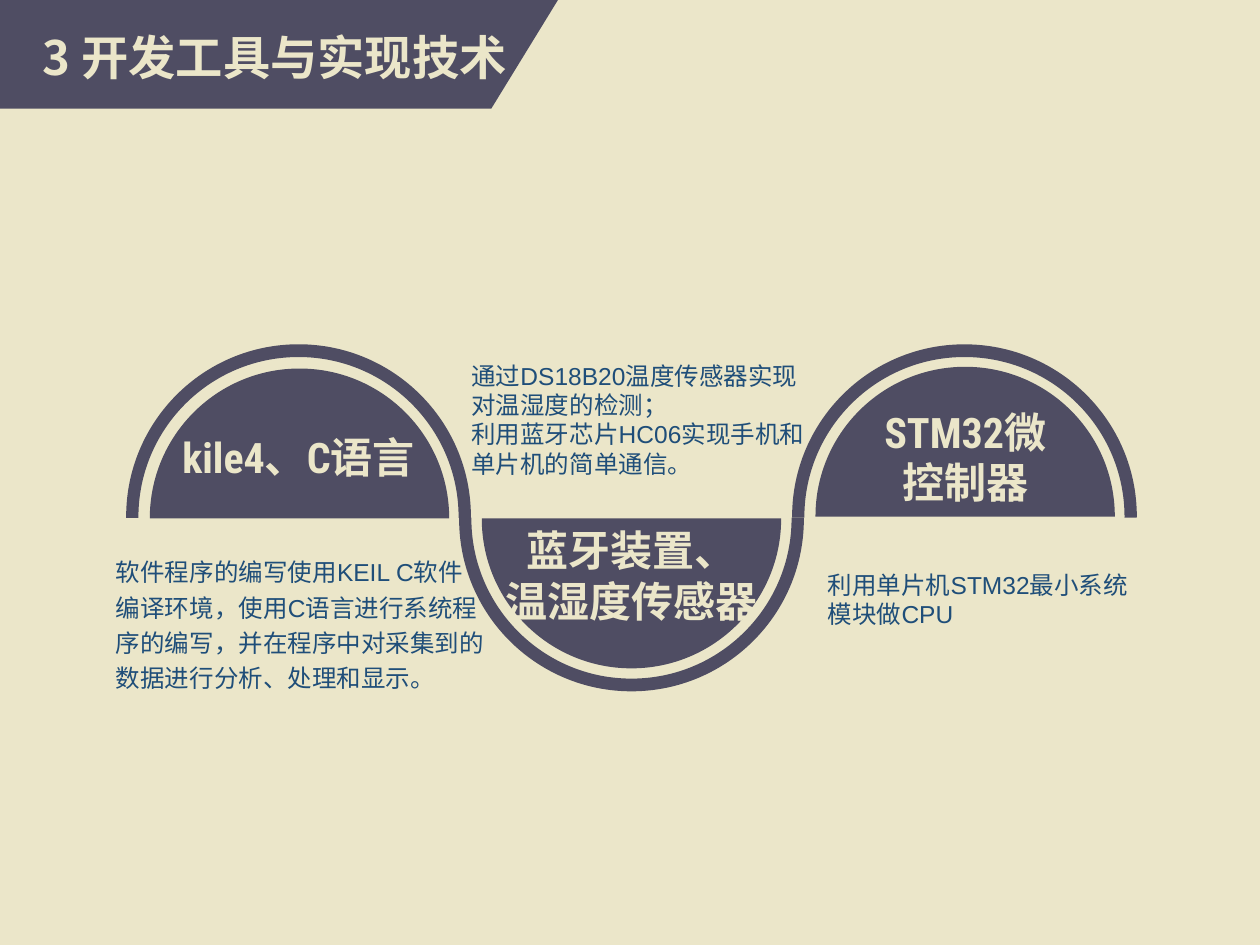
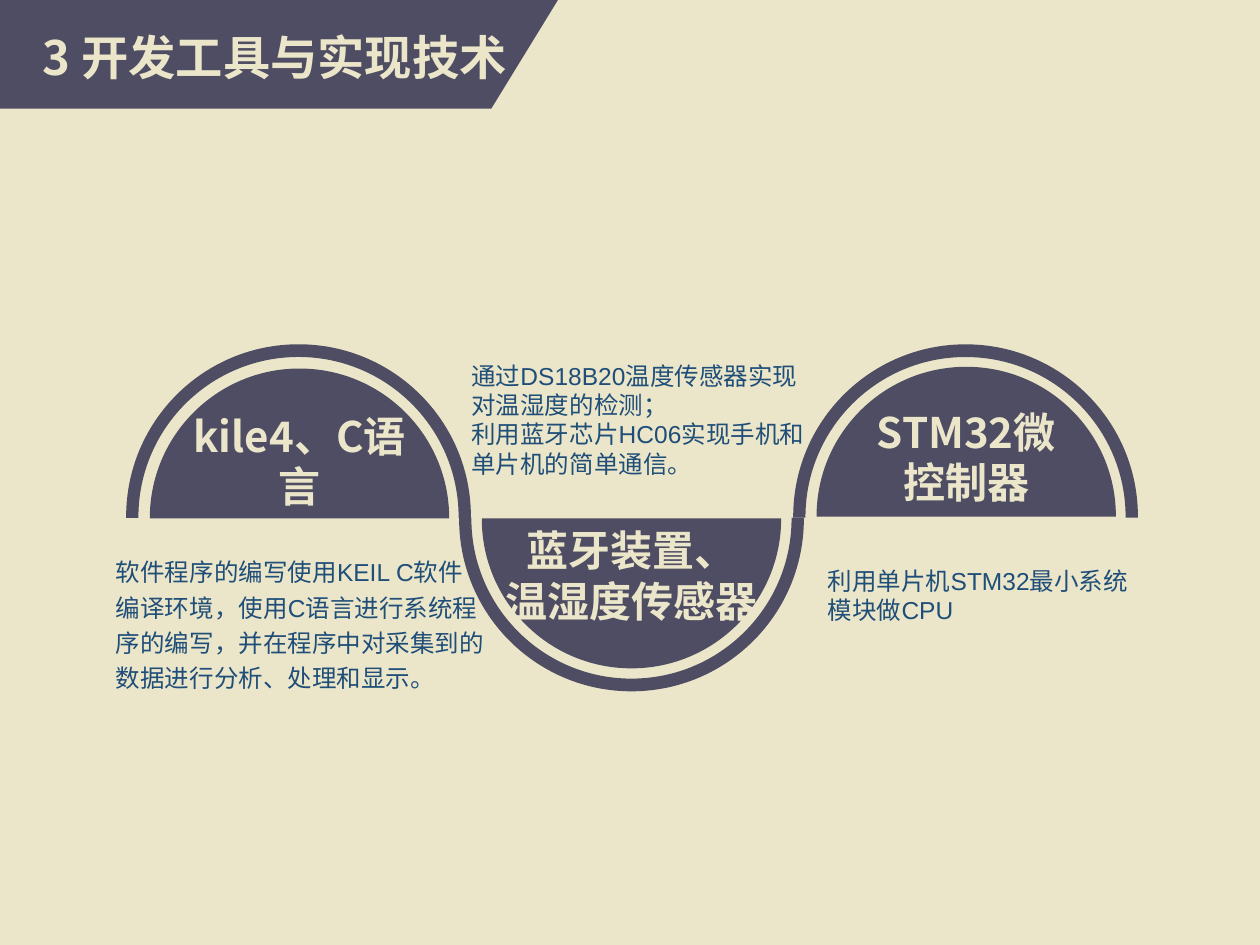
Before and after one commit to xiaojunjun0124/20151104758_fankejun, a slide deck: slide 5 of 20151104758-范可君-基于STM32的温室系统调控的设计与实现开题ppt.ppt. Drawn at 1260x945 pixels with LibreOffice and Linux fonts; fonts in the diff are those of the drawing. Boxes give left, top, right and bottom in pixels: in the first picture for what was removed or moved away, otherwise in the second. Text is boxed around its words. In the diff, an @@ line names an element or a change of style, - is before the commit and + after.

```diff
--- a/20151104758-范可君-基于STM32的温室系统调控的设计与实现开题ppt.ppt
+++ b/20151104758-范可君-基于STM32的温室系统调控的设计与实现开题ppt.ppt
@@ outline redrawn in 3 elements at (126,344,471,518), (794,344,1139,518), (816,367,1116,517) @@
@@ text "kile4、C语言": place and size @@
-text "kile4、C语言" at (182,437,415,477)
+text "kile4、C语言" at (194,410,406,456)
@@ text "kile4、C语言" at (194,410,406,456): font Roboto Condensed to Noto Sans CJK SC in "kile4、C语言" @@
@@ text at (877,412,1056,452): font Roboto Condensed to Noto Sans CJK SC in "STM32微" @@
@@ text "利用单片机STM32最小系统": place and size @@
-text "利用单片机STM32最小系统" at (828,573,1128,625)
+text "利用单片机STM32最小系统" at (828,569,1128,621)
```
Also in this commit, not shown: 5 other slides changed, 2 other files.
